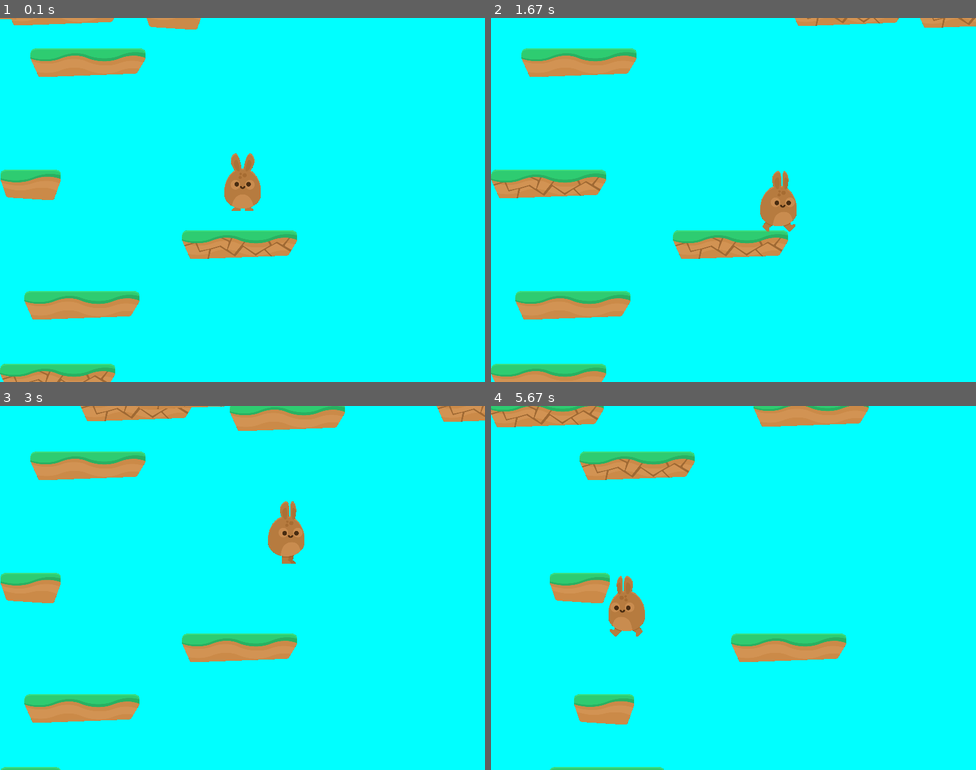
Above: before the commit, frames 1-4 (two rows, left to right).
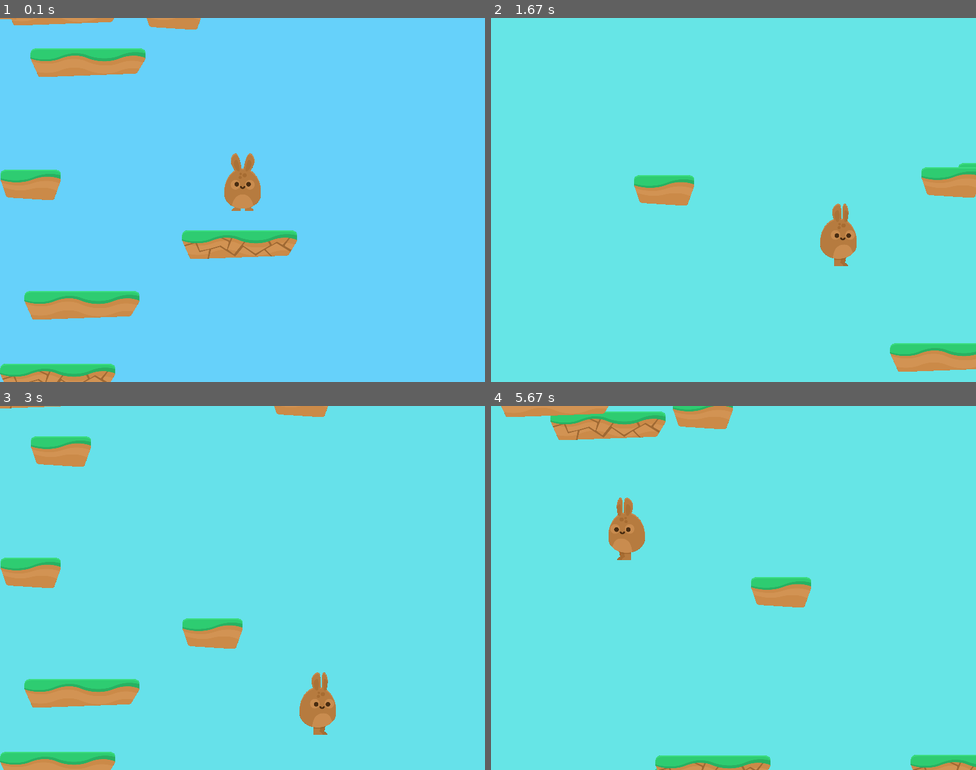
Above: after the commit, the same moments.

Repository: ahmed-kino/pygame_training
Game: pygame game, started from main.py
Two runs of this game, one before a commit and one after it. Both use one fixed random seed, a clock stepped at 60 frames per second and the inputs below.
Inputs:
- Up to frame 1 (0.1 s): no input
- Up to frame 2 (1.67 s): tap Space at 0.33, 0.73, 1.03, 1.23, 1.53 s; hold Right 0.67-1.13 s; hold Right 1.17-1.63 s
- Up to frame 3 (3 s): hold Left 1.67-2.2 s; tap Space at 1.73, 2.03, 2.3, 2.6, 2.73 s; hold Left 2.23-2.63 s; hold Right from 2.67 s (still down)
- Up to frame 4 (5.67 s): tap Space at 3.03, 3.4, 3.7, 3.9, 4.2, 4.4, 4.7, 4.9, 5.2, 5.47 s; release Right at 3.3 s; hold Left 3.33-3.8 s; hold Right 3.83-4.3 s; hold Right 4.33-4.8 s; hold Left 4.83-5.37 s; hold Left from 5.4 s (still down)

The runs differ from the first frame. In frame 1, 91% of the frame differs, in the area x 0-100%, y 0-100%; in frame 2, 100%; in frame 3, 100%; in frame 4, 100%.

Commit message:
Work in progress

Diff:
--- a/main.py
+++ b/main.py
@@ -17,15 +17,24 @@
         pg.display.set_caption(TITLE)
         self.clock = pg.time.Clock()
         self.running = True
+        # Change background colour
+        self.colour_r = 0
+        self.colour_b = 0
+        self.colour_g = 0
+        self.last_update = 0
+        self.current_background_colour = 0
 
     def load_data(self):
+        self.score = 0
+        # load the spritesheet
+        self.spritesheet = Spritesheet('images/spritesheet_jumper.png')
         self.jump_sound = pg.mixer.Sound('sounds/jump.wav')
 
     def new(self):
         # load data
         self.load_data()
-        # load the spritesheet
-        self.spritesheet = Spritesheet('images/spritesheet_jumper.png')
+
+        self.colour = SKY_COLOUR_RANGE[0]
         self.all_sprites = pg.sprite.Group()
         self.platforms = pg.sprite.Group()
         for plat in PLATFORM_LIST:
@@ -44,7 +53,6 @@
             self.events()
             self.update()
             self.draw()
-
 
     def update(self):
         self.all_sprites.update()
@@ -68,8 +76,9 @@
             self.player.pos.y += max(abs(self.player.vel.y), 2)
             for plat in self.platforms:
                 plat.rect.y += max(abs(self.player.vel.y), 2)
-                if plat.rect.top >= HEIGHT + 100:
+                if plat.rect.top >= HEIGHT + 200:
                     plat.kill()
+                    self.score += 1
         # Extra logic for moving to the right
         if self.player.rect.right >= WIDTH * 0.75:
             self.player.pos.x += -max(abs(self.player.vel.x), 2)
@@ -80,13 +89,8 @@
             for plat in self.platforms:
                 plat.rect.x += max(abs(self.player.vel.x), 2)
 
-        # When the player goes 100 px down
-        if self.player.rect.y > HEIGHT - 200:
-            self.player.rect.y += -max(abs(self.player.vel.y), 2) - 5
-            for plat in self.platforms:
-                plat.rect.y += -max(abs(self.player.vel.y), 2) - 5
         # When the player dies
-        if self.player.rect.y > HEIGHT + 100:
+        if self.player.rect.bottom > HEIGHT:
             self.playing = False
 
         # Generate new platforms
@@ -94,6 +98,7 @@
             Platform(self,
                      random.randrange(-100, WIDTH + 100),
                      random.randrange(-75, -30))
+
 
 
     def events(self):
@@ -110,9 +115,75 @@
                     self.player.jump_cut()
 
 
+    def change_colour(self, colour):
+        # print(colour)
+        self.colour_r, self.colour_g, self.colour_b = self.colour
+        if self.colour_r < colour[0]:
+            self.colour_r += 1
+        if self.colour_b < colour[1]:
+            self.colour_b += 1
+        if self.colour_g < colour[2]:
+            self.colour_g += 1
+        if self.colour_r > colour[0]:
+            self.colour_r -= 1
+        if self.colour_b > colour[1]:
+            self.colour_b -= 1
+        if self.colour_g > colour[2]:
+            self.colour_g -= 1
+        self.colour = (self.colour_r, self.colour_g, self.colour_b)
+        return self.colour
+
+
+    def moving_up(self):
+        if self.score > 10 and self.score < 50:
+            self.screen.fill(self.change_colour(SKY_COLOUR_RANGE[1]))
+        if self.score > 50 and self.score < 100:
+            self.screen.fill(self.change_colour(SKY_COLOUR_RANGE[2]))
+        if self.score > 100 and self.score < 150:
+            self.screen.fill(self.change_colour(SKY_COLOUR_RANGE[3]))
+        if self.score > 150 and self.score < 200:
+            self.screen.fill(self.change_colour(SKY_COLOUR_RANGE[4]))
+        if self.score > 200 and self.score < 250:
+            self.screen.fill(self.change_colour(SKY_COLOUR_RANGE[5]))
+        if self.score > 250 and self.score < 300:
+            self.screen.fill(self.change_colour(SKY_COLOUR_RANGE[6]))
+        if self.score > 350 and self.score < 400:
+            self.screen.fill(self.change_colour(SKY_COLOUR_RANGE[7]))
+        if self.score > 400 and self.score < 450:
+            self.screen.fill(self.change_colour(SKY_COLOUR_RANGE[8]))
+        if self.score > 450 and self.score < 500:
+            self.screen.fill(self.change_colour(SKY_COLOUR_RANGE[9]))
+        if self.score > 500 and self.score < 550:
+            self.screen.fill(self.change_colour(SKY_COLOUR_RANGE[10]))
+        if self.score > 550 and self.score < 600:
+            self.screen.fill(self.change_colour(SKY_COLOUR_RANGE[11]))
+        if self.score > 600 and self.score < 650:
+            self.screen.fill(self.change_colour(SKY_COLOUR_RANGE[12]))
+        if self.score > 650 and self.score < 700:
+            self.screen.fill(self.change_colour(SKY_COLOUR_RANGE[13]))
+        if self.score > 700 and self.score < 750:
+            self.screen.fill(self.change_colour(SKY_COLOUR_RANGE[14]))
+        if self.score > 750 and self.score < 800:
+            self.screen.fill(self.change_colour(SKY_COLOUR_RANGE[15]))
+        if self.score > 800 and self.score < 850:
+            self.screen.fill(self.change_colour(SKY_COLOUR_RANGE[16]))
+        if self.score > 850 and self.score < 900:
+            self.screen.fill(self.change_colour(SKY_COLOUR_RANGE[17]))
+        if self.score > 900 and self.score < 950:
+            self.screen.fill(self.change_colour(SKY_COLOUR_RANGE[17]))
+        if self.score > 950 and self.score < 1000:
+            self.screen.fill(self.change_colour(SKY_COLOUR_RANGE[17]))
+        if self.score > 1000 and self.score < 1050:
+            self.screen.fill(self.change_colour(SKY_COLOUR_RANGE[18]))
+        if self.score > 1050 and self.score < 1100:
+            self.screen.fill(self.change_colour(SKY_COLOUR_RANGE[19]))
 
     def draw(self):
-        self.screen.fill(CHAIN)
+        print(self.score)
+        # print(self.colour, self.score)
+        self.screen.fill(self.change_colour(self.colour))
+        self.moving_up()
+
         self.all_sprites.draw(self.screen)
         self.screen.blit(self.player.image, self.player.rect)
         pg.display.flip()
--- a/settings.py
+++ b/settings.py
@@ -23,5 +23,28 @@
 # Player settings
 PLAYER_ACC = 1.5
 PLAYER_FRICTION = -0.2
-PLAYER_JUMP = 30
+PLAYER_JUMP = 300
 GRAVITY = 1
+
+SKY_COLOUR_RANGE = [
+    (102, 204, 255),
+    (26, 178, 255),
+    (0, 153, 230),
+    (128, 128, 255),
+    (102, 102, 255),
+    (102, 26, 255),
+    (204, 102, 255),
+    (255, 0, 102),
+    (255, 102, 102),
+    (255, 51, 51),
+    (255, 0, 0),
+    (230, 0, 0),
+    (153, 0, 77),
+    (128, 0, 64),
+    (0, 0, 128),
+    (0, 0, 102),
+    (0, 0, 77),
+    (0, 0, 51),
+    (0, 0, 26),
+    (1, 1, 1)
+]
--- a/sprites.py
+++ b/sprites.py
@@ -93,16 +93,13 @@
 
         # apply the position
         self.rect.midbottom = self.pos
-        stdout.write("Acc X: %d%%, Acc Y: %d ||"
-                     "Vel X: %d%%, Vel Y: %d ||"
-                     "Pos X: %d%%, Pos Y: %d || \r" \
-                    % (int(self.acc.x),
-                                                       int(self.acc.y),
-                                                       int(self.vel.x),
-                                                       int(self.vel.y),
-                                                       int(self.pos.x),
-                                                       int(self.pos.y)))
-        stdout.flush()
+        # stdout.write("Acc X: %d%%, Acc Y: %d ||"
+        #              "Vel X: %d%%, Vel Y: %d ||"
+        #              "Pos X: %d%%, Pos Y: %d || \r" \
+        #              % (int(self.acc.x), int(self.acc.y),
+        #                 int(self.vel.x), int(self.vel.y),
+        #                 int(self.pos.x), int(self.pos.y)))
+        # stdout.flush()
 
 
     def animate(self):
